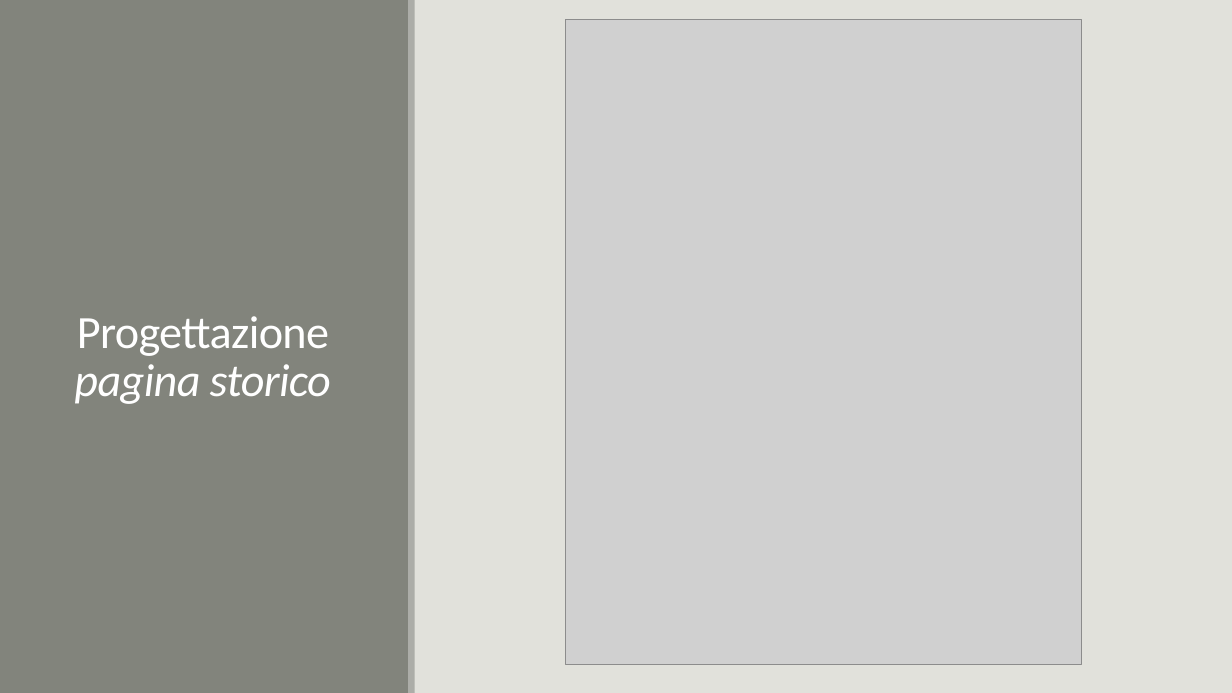
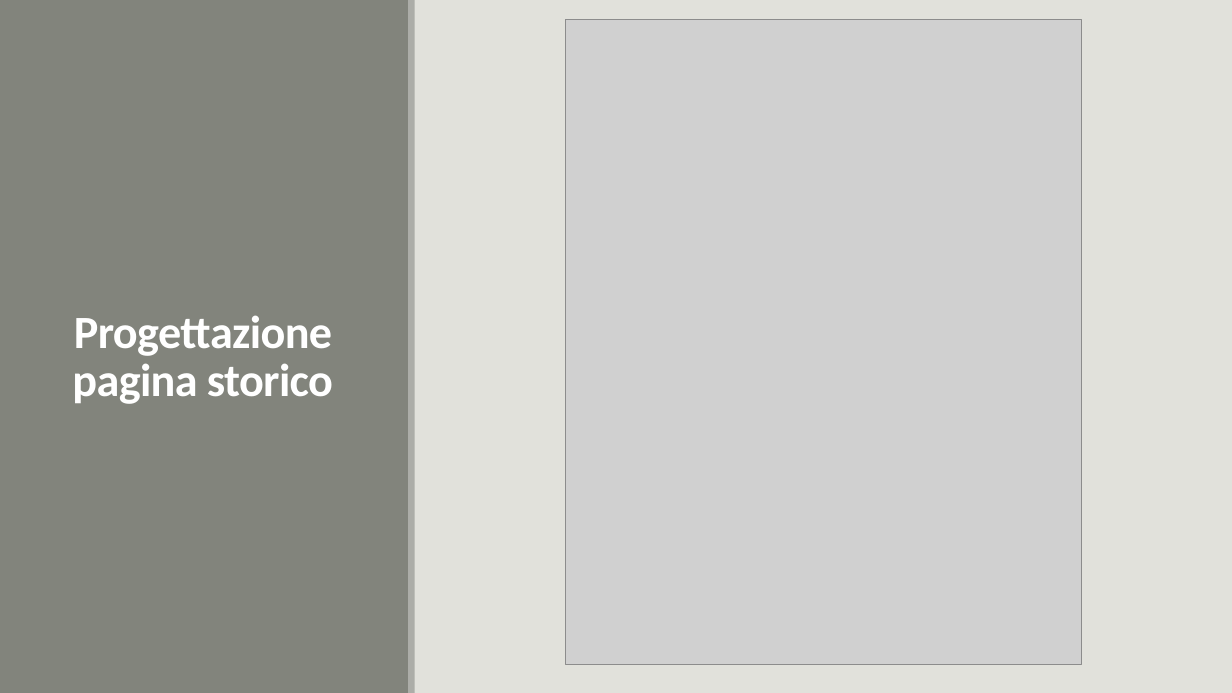
Before and after one commit to DavideSAMT/Progetto_CodiceMorse, a slide deck: slide 9 of Documentazione/Presentazione/CodiceMorse.pptx (slide 7 before the commit). Drawn at 1232x693 pixels with LibreOffice and Linux fonts; fonts in the diff are those of the drawing; grey boxes stand for pictures. Boxes give left, top, right and bottom in pixels: in the first picture for what was removed or moved away, otherwise in the second. Text is boxed around its words. In the diff, an @@ line names an element or a change of style, - is before the commit and + after.

```diff
--- a/Documentazione/Presentazione/CodiceMorse.pptx
+++ b/Documentazione/Presentazione/CodiceMorse.pptx
@@ title "Progettazione pagina storico" at [72, 315, 333, 404]: bold on; italic off in "pagina storico" @@
```
Also in this commit, not shown: 10 other slides changed, 21 slides added, 6 slides removed.
